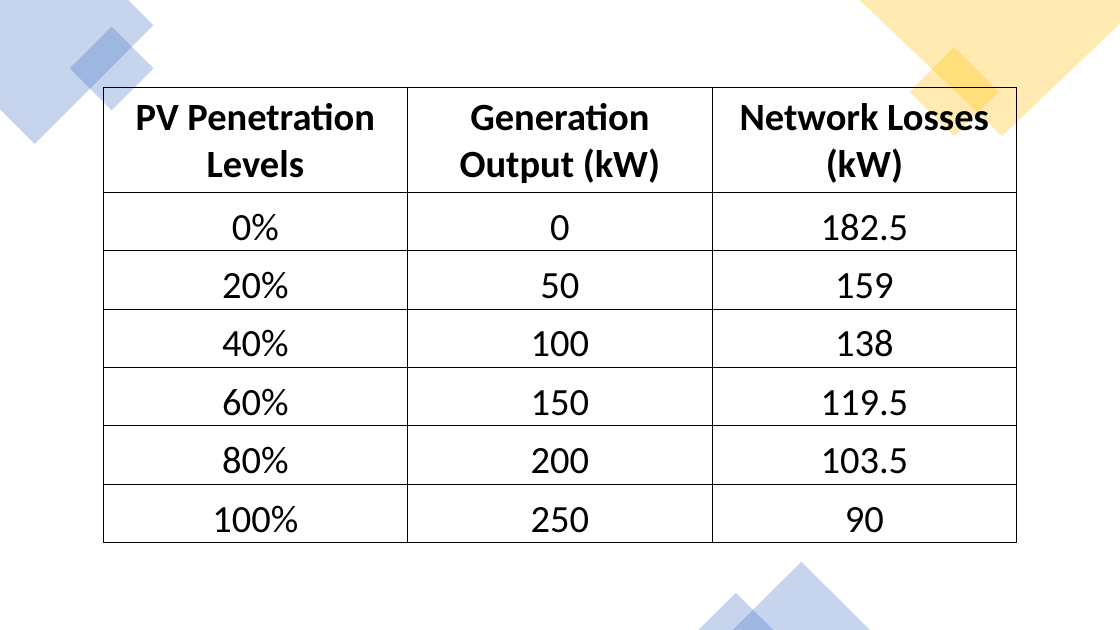
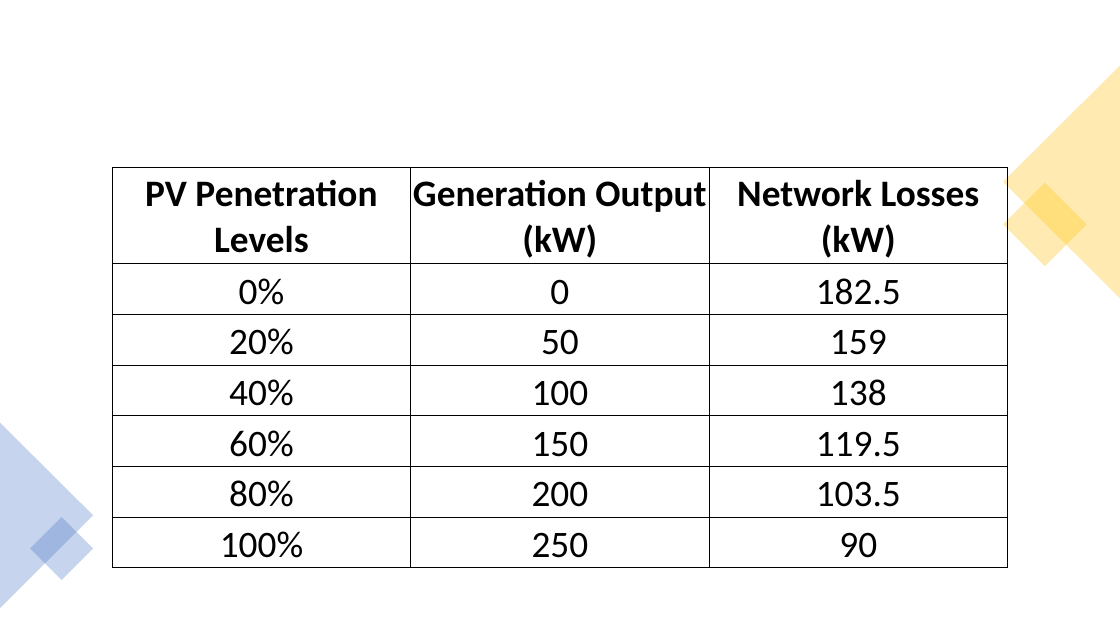
Before and after one commit to afiqhafizuddin/static-DUMA, a slide deck: slide 3 of static-DUMA-results.pptx. Drawn at 1120x630 pixels with LibreOffice and Linux fonts; fonts in the diff are those of the drawing. Boxes give left, top, right and bottom in pixels: in the first picture for what was removed or moved away, otherwise in the second. Text is boxed around its words. In the diff, an @@ line names an element or a change of style, - is before the commit and + after.

```diff
--- a/static-DUMA-results.pptx
+++ b/static-DUMA-results.pptx
@@ freeform shape removed at box(0, 0, 154, 144) @@
@@ rectangle removed at box(70, 26, 154, 111) @@
@@ freeform shape removed at box(860, 0, 1120, 136) @@
@@ triangle added at box(1003, 66, 1120, 298), fill #FFC000 at 30% opacity @@
@@ table at box(113, 168, 1007, 568) @@
@@ size 33 to 32 pt @@
@@ table: place and size @@
-table at box(103, 87, 1016, 543)
+table at box(113, 168, 1007, 568)
@@ rectangle at box(1003, 183, 1088, 267): mirrored; rotation 315 to 45 degrees @@
@@ triangle added at box(0, 423, 93, 608), fill #4472C4 at 30% opacity @@
@@ rectangle added at box(30, 517, 93, 580), fill #4472C4 at 30% opacity @@
@@ triangle removed at box(733, 562, 870, 630) @@
@@ triangle removed at box(699, 593, 774, 630) @@
```
Also in this commit, not shown: 2 other slides changed, 9 slides added, 1 slide removed.
